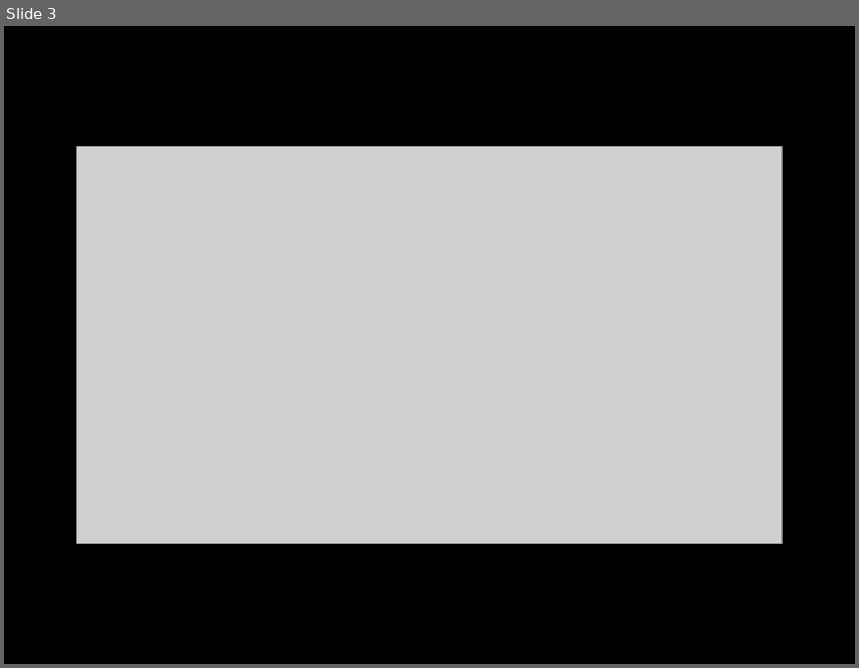
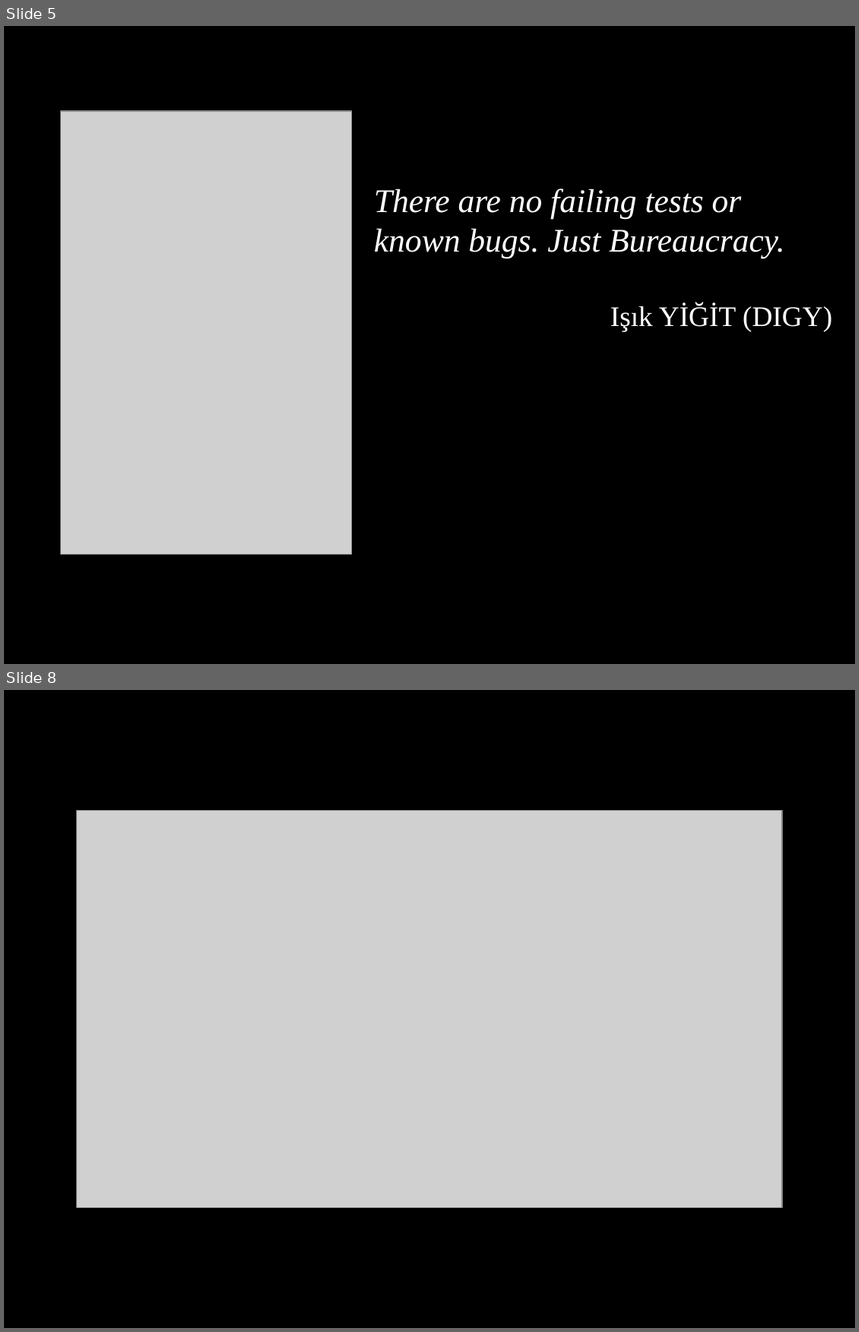
Before and after one commit to spaccabit/vinull, a slide deck: Presentations/Lucene/Lucene.pptx. Shown one above the other, each under a label of ours: slide 3 before the commit, slides 5 and 8 after it; the slides between them are not shown. The pictures are 859x668 and 859x1332 pixels, drawn with LibreOffice and Linux fonts; fonts in the diff are those of the drawing; grey boxes stand for pictures. Boxes give left, top, right and bottom in pixels: in the first picture for what was removed or moved away, otherwise in the second. Text is boxed around its words. In the diff, an @@ line names an element or a change of style, - is before the commit and + after.

```diff
--- a/Presentations/Lucene/Lucene.pptx
+++ b/Presentations/Lucene/Lucene.pptx
@@ slide 5 added at <box>4,26,855,664</box>, background #000000 @@
@@ picture added at <box>61,111,352,555</box> @@
@@ text added at <box>374,189,832,332</box>, 28 pt, text #FFFFFF, italic @@
+There are no failing tests or known bugs. Just Bureaucracy.
+Işık YİĞİT (DIGY)
@@ what was slide 3 is now slide 8 @@
```
Also in this commit, not shown: 2 slides changed, 16 other slides added, 1 slide removed, 1 other file.
